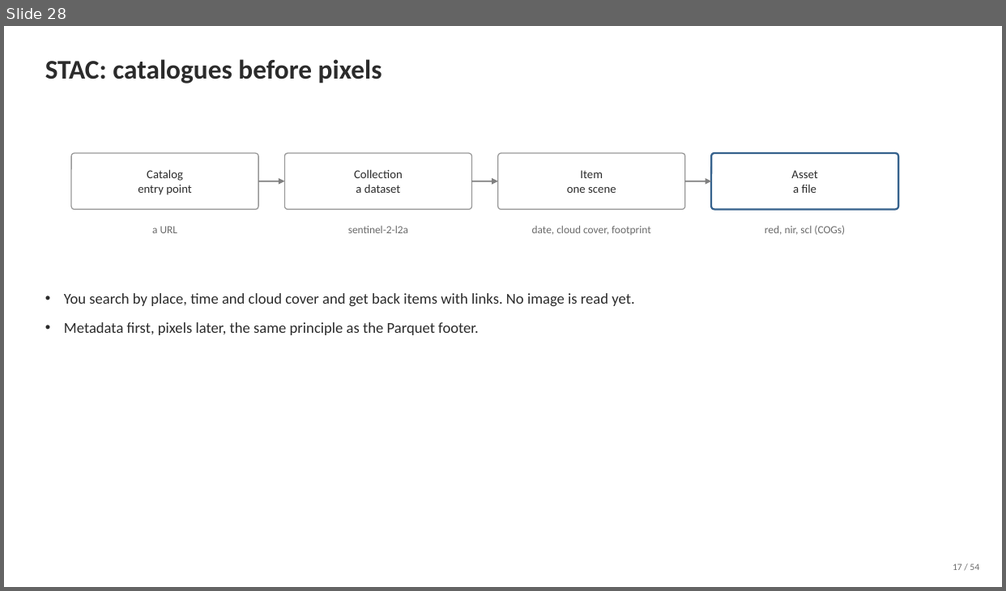
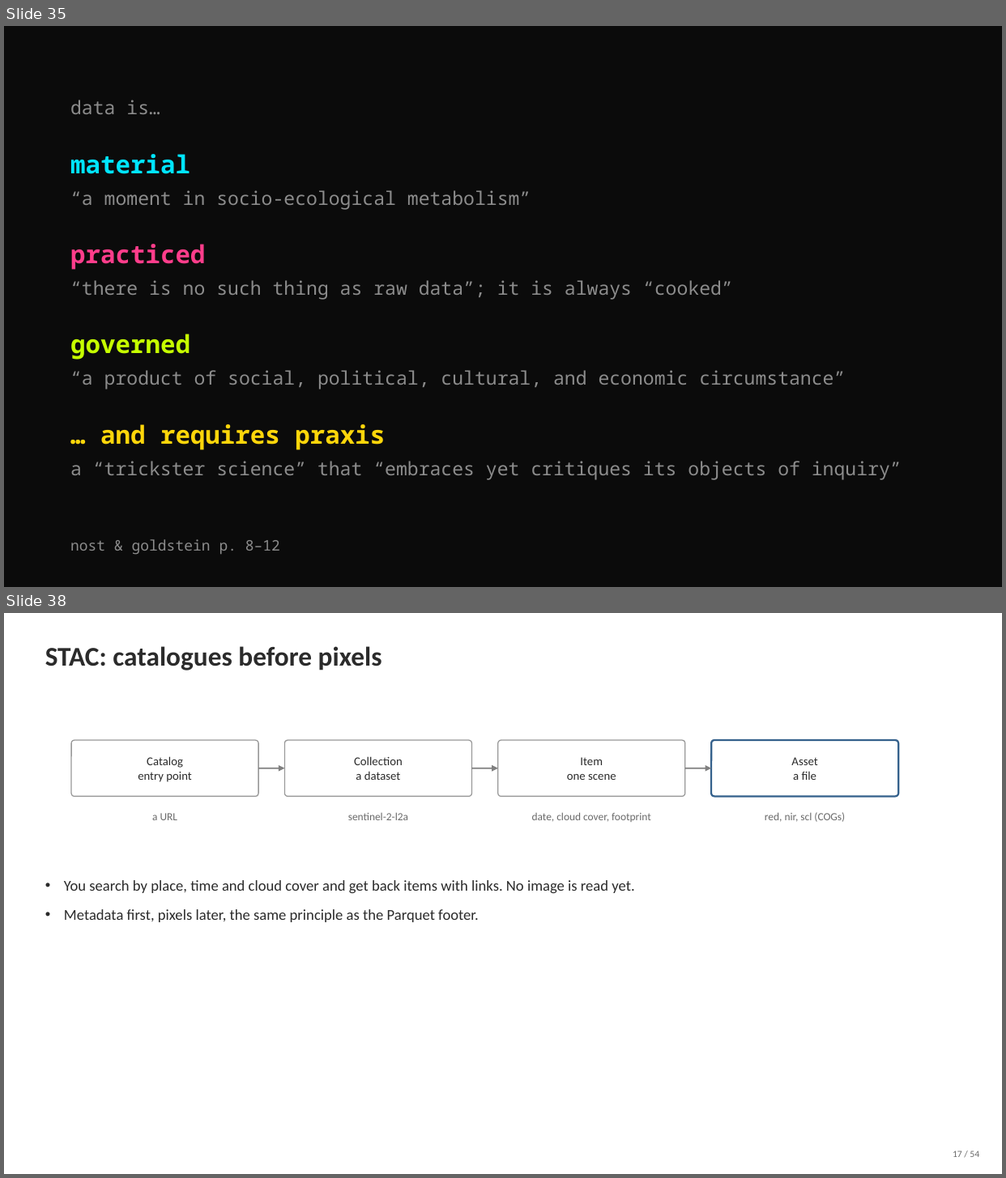
Before and after one commit to milliechapman/dsep, a slide deck: dsep2.pptx. Shown one above the other, each under a label of ours: slide 28 before the commit, slides 35 and 38 after it; the slides between them are not shown. The pictures are 1006x591 and 1006x1178 pixels, drawn with LibreOffice and Linux fonts; fonts in the diff are those of the drawing. Boxes give left, top, right and bottom in pixels: in the first picture for what was removed or moved away, otherwise in the second. Text is boxed around its words. In the diff, an @@ line names an element or a change of style, - is before the commit and + after.

```diff
--- a/dsep2.pptx
+++ b/dsep2.pptx
@@ slide 35 added at bbox=[4, 26, 1002, 587], background #0B0B0B @@
@@ text added at bbox=[70, 100, 160, 114], 18 pt, text #8C8C8C @@
+data is…
@@ text added at bbox=[70, 154, 190, 174], 24 pt, text #00E5FF, bold @@
+material
@@ text added at bbox=[70, 190, 530, 210], 18 pt, text #8C8C8C @@
+“a moment in socio-ecological metabolism”
@@ text added at bbox=[70, 244, 205, 270], 24 pt, text #FF3D8B, bold @@
+practiced
@@ text added at bbox=[70, 280, 733, 300], 18 pt, text #8C8C8C @@
+“there is no such thing as raw data”; it is always “cooked”
@@ text added at bbox=[70, 334, 190, 360], 24 pt, text #C6FF00, bold @@
+governed
@@ text added at bbox=[70, 370, 845, 390], 18 pt, text #8C8C8C @@
+“a product of social, political, cultural, and economic circumstance”
@@ text added at bbox=[100, 425, 385, 450], 24 pt, text #FFD60A, bold @@
+… and requires praxis
@@ text added at bbox=[70, 461, 901, 480], 18 pt, text #8C8C8C @@
+a “trickster science” that “embraces yet critiques its objects of inquiry”
@@ text added at bbox=[70, 540, 280, 555], 14 pt, text #8C8C8C @@
+nost & goldstein p. 8–12
@@ what was slide 28 is now slide 38 @@
```
Also in this commit, not shown: 14 slides changed, 11 other slides added, 2 slides removed, 6 other files.
